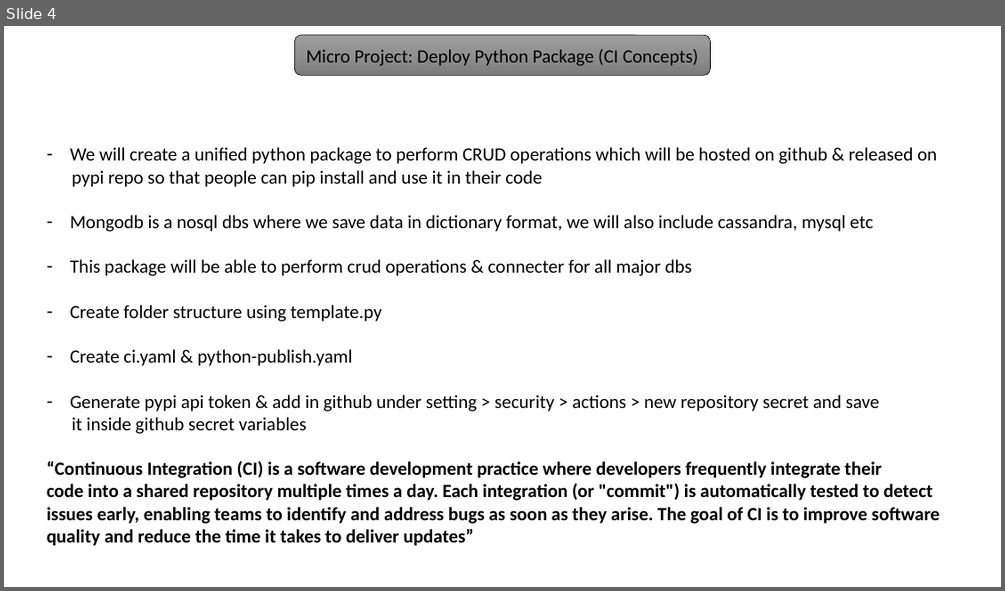
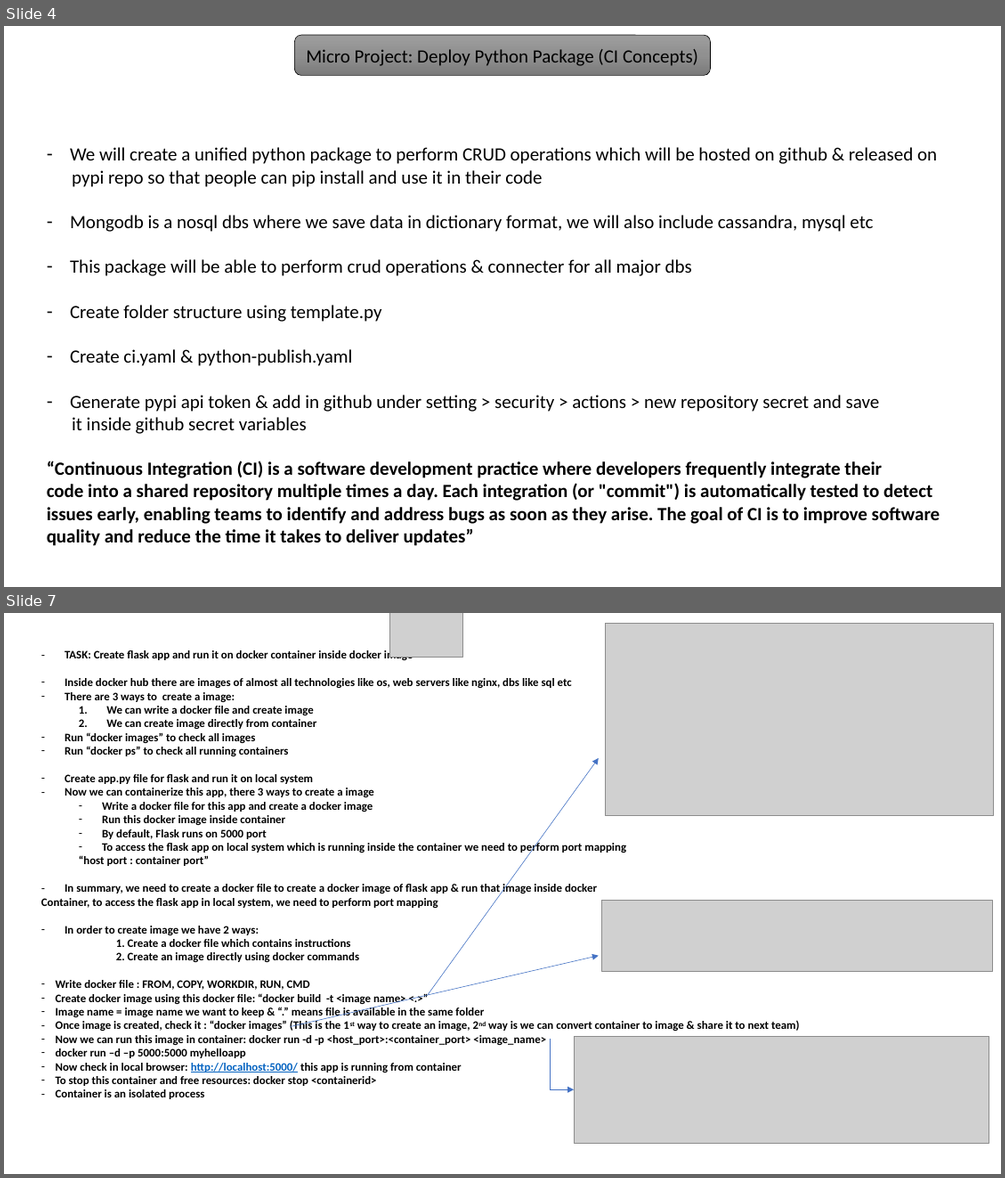
Before and after one commit to iamprashantjain/end-to-end-used-car-price-prediction, a slide deck: MLOps1.pptx. Shown one above the other, each under a label of ours: slide 4 before the commit, slides 4 and 7 after it; the slides between them are not shown. The pictures are 1005x591 and 1005x1178 pixels, drawn with LibreOffice and Linux fonts; fonts in the diff are those of the drawing; grey boxes stand for pictures. Boxes give left, top, right and bottom in pixels: in the first picture for what was removed or moved away, otherwise in the second. Text is boxed around its words. In the diff, an @@ line names an element or a change of style, - is before the commit and + after.

```diff
--- a/MLOps1.pptx
+++ b/MLOps1.pptx
@@ slide 7 added at box(4, 613, 1001, 1174), background #FFFFFF @@
@@ picture added at box(390, 613, 462, 657) @@
@@ picture added at box(606, 624, 994, 816) @@
@@ text added at box(41, 649, 800, 1099), 11 pt, text #000000, bold @@
+– TASK: Create flask app and run it on docker container inside docker image
+– Inside docker hub there are images of almost all technologies like os, web servers like nginx, dbs like sql etc
+– There are 3 ways to create a image:
+  1. We can write a docker file and create image
+  2. We can create image directly from container
+– Run “docker images” to check all images
+– Run “docker ps” to check all running containers
+– Create app.py file for flask and run it on local system
+– Now we can containerize this app, there 3 ways to create a image
+  – Write a docker file for this app and create a docker image
+  – Run this docker image inside container
+  – By default, Flask runs on 5000 port
+  – To access the flask app on local system which is running inside the container we need to perform port mapping
+  “host port : container port”
+– In summary, we need to create a docker file to create a docker image of flask app & run that image inside docker
+Container, to access the flask app in local system, we need to perform port mapping
+– In order to create image we have 2 ways:
+1. Create a docker file which contains instructions
+2. Create an image directly using docker commands
+– Write docker file : FROM, COPY, WORKDIR, RUN, CMD
+– Create docker image using this docker file: “docker build -t <image name> <.>”
+– Image name = image name we want to keep & “.” means file is available in the same folder
+– Once image is created, check it : “docker images” (This is the 1st way to create an image, 2nd way is we can convert container to image & share it to next team)
+– Now we can run this image in container: docker run -d -p <host_port>:<container_port> <image_name>
+– docker run –d –p 5000:5000 myhelloapp
+– Now check in local browser: http://localhost:5000/ this app is running from container
+– To stop this container and free resources: docker stop <containerid>
+– Container is an isolated process
@@ arrow added from (428, 995) to (599, 758), #4472C4 0.5 pt @@
@@ picture added at box(601, 900, 993, 971) @@
@@ arrow added from (291, 1027) to (599, 956), #4472C4 0.5 pt @@
@@ elbow arrow added from (550, 1038) to (574, 1089), #4472C4 0.5 pt @@
@@ picture added at box(574, 1037, 989, 1143) @@
```
Also in this commit, not shown: 2 slides changed, 5 other slides added, 6 other files.
